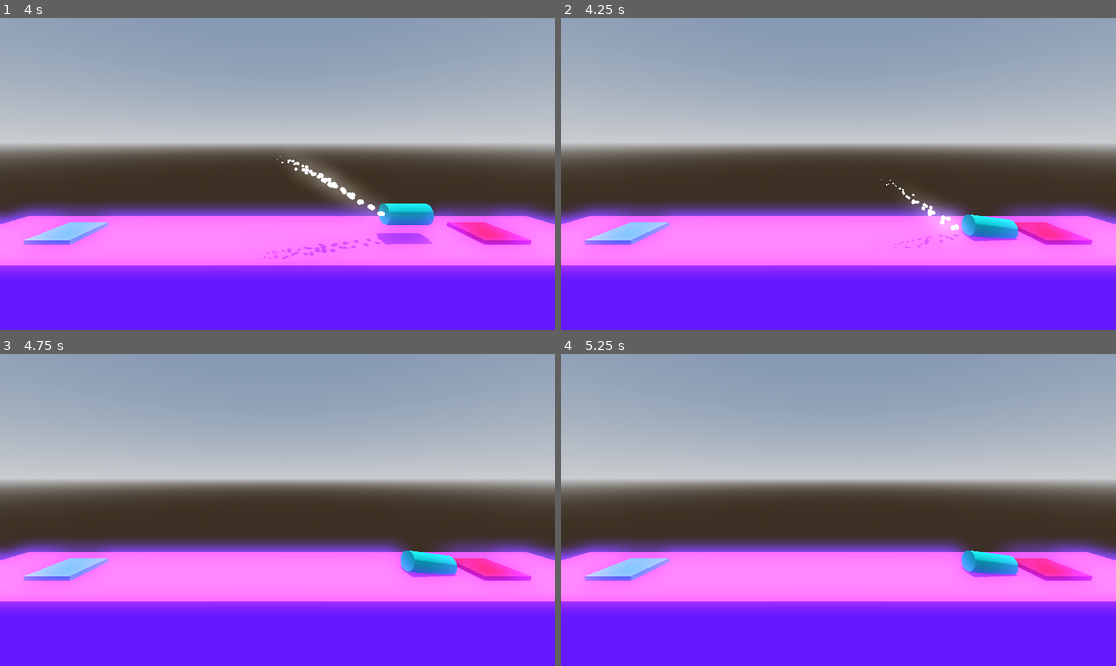
Above: before the commit, frames 1-4 (two rows, left to right).
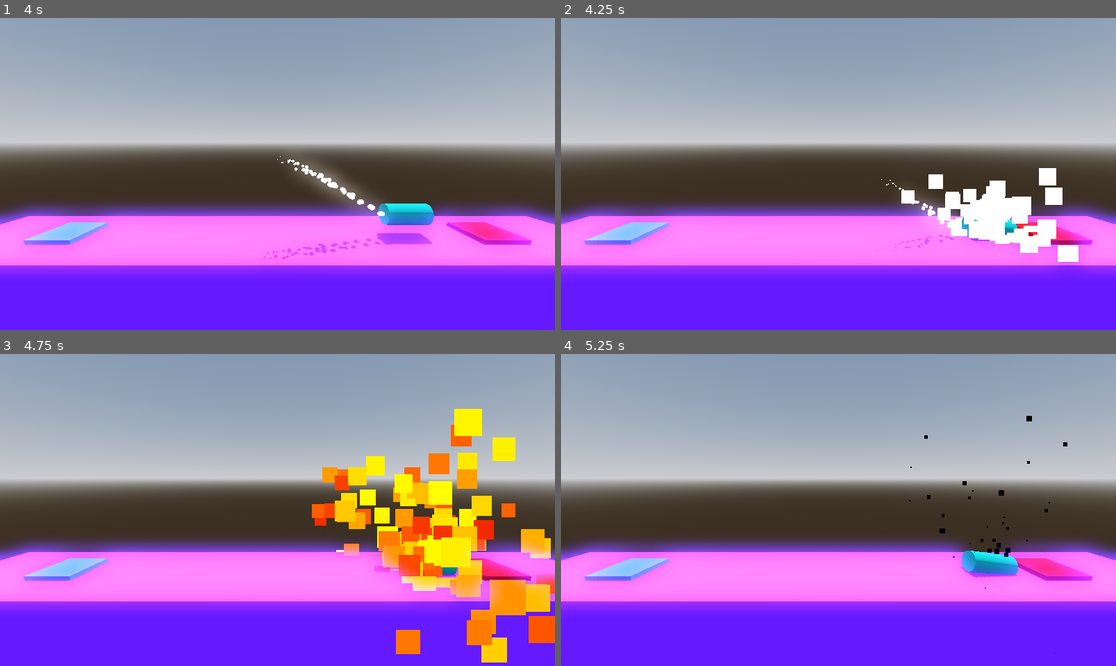
Above: after the commit, the same moments.

Repository: ConnerGordon/ProjectBoost
Game: Godot game, scene res://levels/level.tscn
Two runs of this game, one before a commit and one after it. Both use one fixed random seed, a clock stepped at 60 frames per second and the inputs below.
Inputs:
- Up to frame 1 (4 s): tap Enter at 0.5 s; hold D (rotateright) 0.53-1.28 s; hold Space (boost) 0.53-1.28 s; hold A (rotateleft) 1.28-2.03 s; tap Space (boost) at 1.35, 2.85 s; hold Space (boost) 2.03-2.78 s; hold D (rotateright) 2.03-3.53 s; hold A (rotateleft) from 3.53 s (still down); hold Space (boost) from 3.53 s (still down)
- Up to frame 2 (4.25 s): keep holding A (rotateleft); keep holding Space (boost)
- Up to frame 3 (4.75 s): keep holding A (rotateleft); release Space (boost) at 4.28 s; tap Space (boost) at 4.35 s
- Up to frame 4 (5.25 s): keep holding A (rotateleft); hold Space (boost) from 5.03 s (still down)

Frame 1 is identical in both runs. In frame 2, 3.8% of the frame differs, in the area x 61-94%, y 48-81%; in frame 3, 13%, in the area x 56-100%, y 17-99%; in frame 4, 0.2%.

Commit message:
other particles

Diff:
--- /dev/null
+++ b/Particles/explosion_particles.tscn
@@ -0,0 +1,60 @@
+[gd_scene load_steps=10 format=3 uid="uid://dcecb8hw7dbrv"]
+
+[sub_resource type="Gradient" id="Gradient_lkolc"]
+offsets = PackedFloat32Array(0.201923, 0.413462, 0.586538, 0.740385, 0.903846)
+colors = PackedColorArray(1, 1, 1, 1, 1, 1, 0, 1, 1, 0.294118, 0, 1, 0.776471, 0, 0, 1, 0, 0, 0, 1)
+
+[sub_resource type="GradientTexture1D" id="GradientTexture1D_u3rij"]
+gradient = SubResource("Gradient_lkolc")
+
+[sub_resource type="Curve" id="Curve_cv3ok"]
+_limits = [0.0, 100.0, 0.0, 1.0]
+_data = [Vector2(0, 1), 0.0, 146.581, 0, 0, Vector2(1, 100), 413.249, 0.0, 0, 0]
+point_count = 2
+
+[sub_resource type="CurveTexture" id="CurveTexture_mygan"]
+curve = SubResource("Curve_cv3ok")
+
+[sub_resource type="Curve" id="Curve_qubh3"]
+_data = [Vector2(0, 0.530249), 0.0, 2.25724, 0, 0, Vector2(1, 0), -2.97204, 0.0, 0, 0]
+point_count = 2
+
+[sub_resource type="CurveTexture" id="CurveTexture_5bhb0"]
+curve = SubResource("Curve_qubh3")
+
+[sub_resource type="ParticleProcessMaterial" id="ParticleProcessMaterial_1onfr"]
+direction = Vector3(0, 1, 0)
+spread = 180.0
+initial_velocity_min = 6.0
+initial_velocity_max = 32.0
+gravity = Vector3(0, 0, 0)
+damping_max = 3.0
+damping_curve = SubResource("CurveTexture_mygan")
+scale_curve = SubResource("CurveTexture_5bhb0")
+color_ramp = SubResource("GradientTexture1D_u3rij")
+turbulence_enabled = true
+turbulence_noise_scale = 1.0
+turbulence_noise_speed_random = 4.0
+
+[sub_resource type="StandardMaterial3D" id="StandardMaterial3D_5wvwh"]
+shading_mode = 0
+vertex_color_use_as_albedo = true
+disable_receive_shadows = true
+billboard_mode = 3
+billboard_keep_scale = true
+particles_anim_h_frames = 1
+particles_anim_v_frames = 1
+particles_anim_loop = false
+
+[sub_resource type="QuadMesh" id="QuadMesh_gb05o"]
+material = SubResource("StandardMaterial3D_5wvwh")
+
+[node name="ExplosionParticles" type="GPUParticles3D"]
+cast_shadow = 0
+emitting = false
+amount = 256
+one_shot = true
+explosiveness = 0.75
+randomness = 0.55
+process_material = SubResource("ParticleProcessMaterial_1onfr")
+draw_pass_1 = SubResource("QuadMesh_gb05o")
--- /dev/null
+++ b/Particles/success_particles.tscn
@@ -0,0 +1,53 @@
+[gd_scene load_steps=8 format=3 uid="uid://jfwajmrh6ca7"]
+
+[sub_resource type="StandardMaterial3D" id="StandardMaterial3D_5wvwh"]
+shading_mode = 0
+vertex_color_use_as_albedo = true
+disable_receive_shadows = true
+billboard_mode = 3
+billboard_keep_scale = true
+particles_anim_h_frames = 1
+particles_anim_v_frames = 1
+particles_anim_loop = false
+
+[sub_resource type="Curve" id="Curve_qubh3"]
+_data = [Vector2(0, 0.530249), 0.0, 2.25724, 0, 0, Vector2(1, 0), -2.97204, 0.0, 0, 0]
+point_count = 2
+
+[sub_resource type="CurveTexture" id="CurveTexture_oh0x3"]
+curve = SubResource("Curve_qubh3")
+
+[sub_resource type="Curve" id="Curve_uupei"]
+_data = [Vector2(0, 0.5), 0.0, 2.46667, 0, 1, Vector2(0.202703, 1), 0.0, 0.0, 0, 0, Vector2(0.371622, 0.00355875), 0.0, 0.0, 0, 0, Vector2(0.554054, 1), 0.0, 0.0, 0, 0, Vector2(0.777027, 0), 0.0, 0.0, 0, 0, Vector2(0.885135, 1), 0.0, 0.0, 0, 0, Vector2(1, 0.5), -4.35294, 0.0, 1, 0]
+point_count = 7
+
+[sub_resource type="CurveTexture" id="CurveTexture_68duu"]
+curve = SubResource("Curve_uupei")
+
+[sub_resource type="ParticleProcessMaterial" id="ParticleProcessMaterial_2ssod"]
+direction = Vector3(0, 1, 0)
+spread = 180.0
+gravity = Vector3(0, 0, 0)
+initial_velocity_min = 3.0
+initial_velocity_max = 12.0
+damping_min = 2.0
+damping_max = 4.0
+scale_curve = SubResource("CurveTexture_oh0x3")
+hue_variation_min = -1.0
+hue_variation_max = 1.0
+turbulence_enabled = true
+turbulence_noise_scale = 4.0
+turbulence_influence_max = 0.3
+turbulence_influence_over_life = SubResource("CurveTexture_68duu")
+
+[sub_resource type="SphereMesh" id="SphereMesh_lkpya"]
+
+[node name="SuccessParticles" type="GPUParticles3D"]
+material_override = SubResource("StandardMaterial3D_5wvwh")
+cast_shadow = 0
+emitting = false
+amount = 48
+one_shot = true
+explosiveness = 0.5
+process_material = SubResource("ParticleProcessMaterial_2ssod")
+draw_pass_1 = SubResource("SphereMesh_lkpya")
--- a/player/player.gd
+++ b/player/player.gd
@@ -6,12 +6,14 @@
 
 @onready var mainbooster: GPUParticles3D = $mainthrust
 @onready var leftboost: GPUParticles3D = $leftboost
+@onready var explosion_particles: GPUParticles3D = $ExplosionParticles
 
 var transitioning := false
 @onready var explosionaudio: AudioStreamPlayer = $explosionaudio
 @onready var successaudio: AudioStreamPlayer = $successaudio
 @onready var rocketaudio: AudioStreamPlayer3D = $rocketaudio
 @onready var rightboost: GPUParticles3D = $rightboost
+@onready var success_particles: GPUParticles3D = $SuccessParticles
 
 
 
@@ -63,6 +65,7 @@
 	leftboost.emitting = false
 	mainbooster.emitting = false
 	rightboost.emitting = false
+	explosion_particles.emitting = true
 	explosionaudio.play()
 	await get_tree().create_timer(2.45).timeout
 
@@ -73,5 +76,6 @@
 	transitioning = true
 	freeze = true
 	successaudio.play()
+	success_particles.emitting = true
 	await get_tree().create_timer(2.31).timeout
 	get_tree().change_scene_to_file.call_deferred(next_level_file)
--- a/player/player.tscn
+++ b/player/player.tscn
@@ -1,10 +1,12 @@
-[gd_scene load_steps=9 format=3 uid="uid://bk86moyg6nt0k"]
+[gd_scene load_steps=11 format=3 uid="uid://bk86moyg6nt0k"]
 
 [ext_resource type="Script" uid="uid://dweaigq24hi2r" path="res://player/player.gd" id="1_oul6g"]
 [ext_resource type="AudioStream" uid="uid://c8xfku5lvwuk6" path="res://sounds/ProjectBoost_Audio/SFX - Death Explosion.ogg" id="2_yw30f"]
 [ext_resource type="AudioStream" uid="uid://d3a8xw523r6nn" path="res://sounds/ProjectBoost_Audio/SFX - Success.ogg" id="3_qjkh3"]
 [ext_resource type="AudioStream" uid="uid://i70vgukhk0ty" path="res://sounds/ProjectBoost_Audio/SFX - Main engine thrust.ogg" id="4_g6k8r"]
 [ext_resource type="PackedScene" uid="uid://ux6ivcx1ovdp" path="res://Particles/booster_particles.tscn" id="5_qjkh3"]
+[ext_resource type="PackedScene" uid="uid://dcecb8hw7dbrv" path="res://Particles/explosion_particles.tscn" id="6_g6k8r"]
+[ext_resource type="PackedScene" uid="uid://jfwajmrh6ca7" path="res://Particles/success_particles.tscn" id="7_boad6"]
 
 [sub_resource type="StandardMaterial3D" id="StandardMaterial3D_oul6g"]
 albedo_color = Color(0, 0.7655, 0.7368176, 1)
@@ -47,4 +49,8 @@
 [node name="leftboost" parent="." instance=ExtResource("5_qjkh3")]
 transform = Transform3D(1, 0, 0, 0, 1, 0, 0, 0, 1, 0, -1, -0.375)
 
+[node name="ExplosionParticles" parent="." instance=ExtResource("6_g6k8r")]
+
+[node name="SuccessParticles" parent="." instance=ExtResource("7_boad6")]
+
 [connection signal="body_entered" from="." to="." method="_on_body_entered"]
